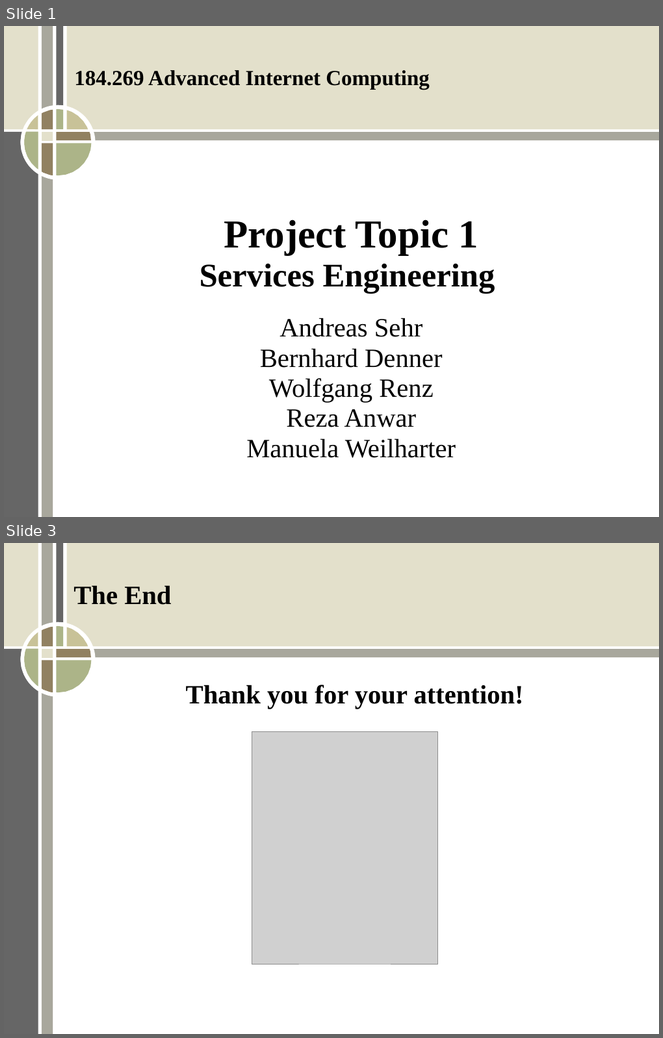
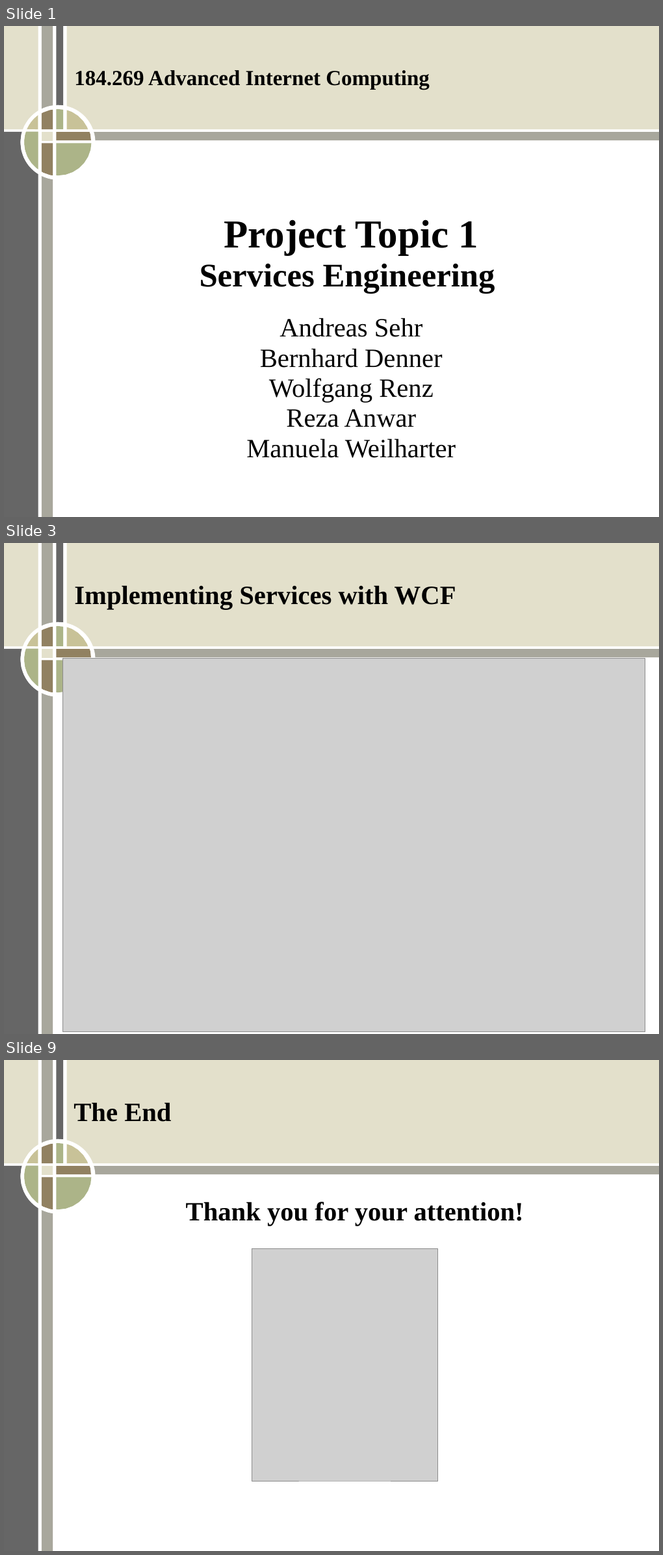
Before and after one commit to ERit/aic_group2_topic1, a slide deck: Stage2.ppt. Shown one above the other, each under a label of ours: slides 1 and 3 before the commit, slides 1, 3 and 9 after it; the slides between them are not shown. The pictures are 663x1038 and 663x1555 pixels, drawn with LibreOffice and Linux fonts; fonts in the diff are those of the drawing; grey boxes stand for pictures. Boxes give left, top, right and bottom in pixels: in the first picture for what was removed or moved away, otherwise in the second. Text is boxed around its words. In the diff, an @@ line names an element or a change of style, - is before the commit and + after.

```diff
--- a/Stage2.ppt
+++ b/Stage2.ppt
@@ slide 3 added at <box>4,543,659,1034</box>, background #FFFFFF; not listed: 17 template elements that a slide beside it also shows @@
@@ text added at <box>74,585,456,609</box>, 32 pt, text #000000, bold @@
+Implementing Services with WCF
@@ picture added at <box>63,658,646,1032</box> @@
@@ what was slide 3 is now slide 9 @@
```
Also in this commit, not shown: 6 other slides added, 1 slide removed.
